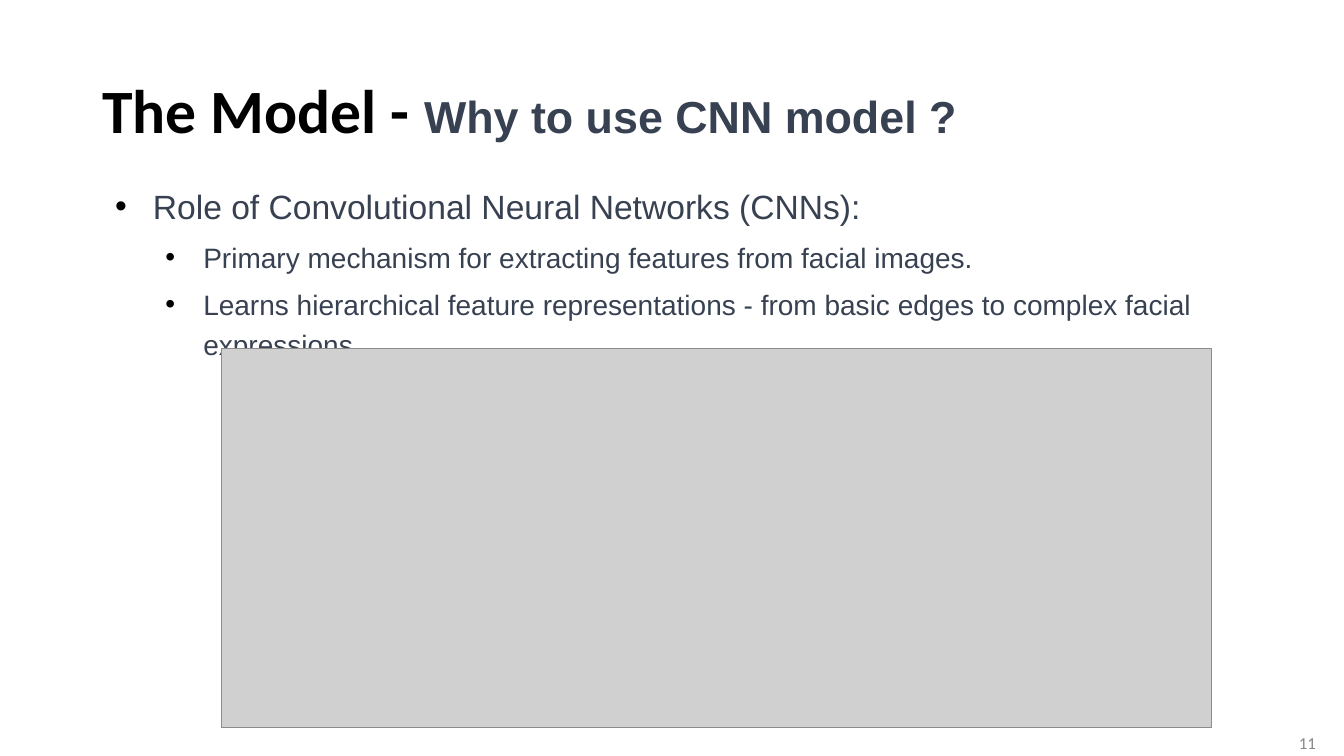
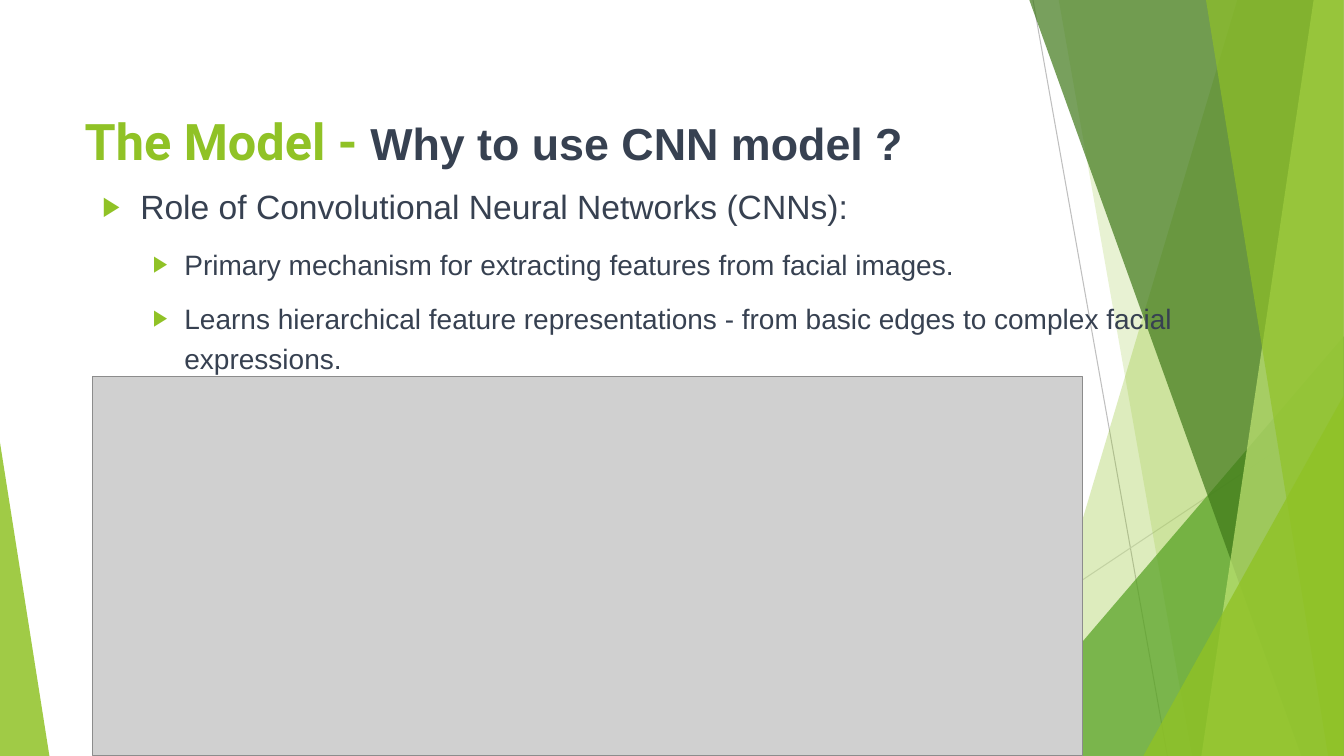
Before and after one commit to AndroZa0812/FacialEmotionRecognition, a slide deck: slide 11 of EmotionDetection.pptx. Drawn at 1344x756 pixels with LibreOffice and Linux fonts; fonts in the diff are those of the drawing; grey boxes stand for pictures. Boxes give left, top, right and bottom in pixels: in the first picture for what was removed or moved away, otherwise in the second. Text is boxed around its words. In the diff, an @@ line names an element or a change of style, - is before the commit and + after.

```diff
--- a/EmotionDetection.pptx
+++ b/EmotionDetection.pptx
@@ title "The Model - Why to ...": place and size @@
-title "The Model - Why to ..." at (102, 89, 917, 142)
+title "The Model - Why to ..." at (85, 122, 863, 169)
@@ title "The Model - Why to ..." at (85, 122, 863, 169): size 44 to 36 pt, font Calibri to Roboto, text colour #000000 to #90C226 in "The Model -"; line spacing 0.9 to 1 @@
@@ text "Role of Convolutional Neural Networks ..." at (140, 194, 1171, 374): bullet • to ▶; bullet colour #000000 to #90C226; more space between paragraphs @@
@@ picture: place and size @@
-picture at (222, 348, 1212, 728)
+picture at (93, 376, 1083, 756)
@@ group added at (0, 0, 1344, 756): 5 freeform shapes, 3 triangles, 2 lines @@
@@ page number removed at (1299, 738, 1316, 749) @@
-11
```
Also in this commit, not shown: 16 other slides changed, 1 slide added.
